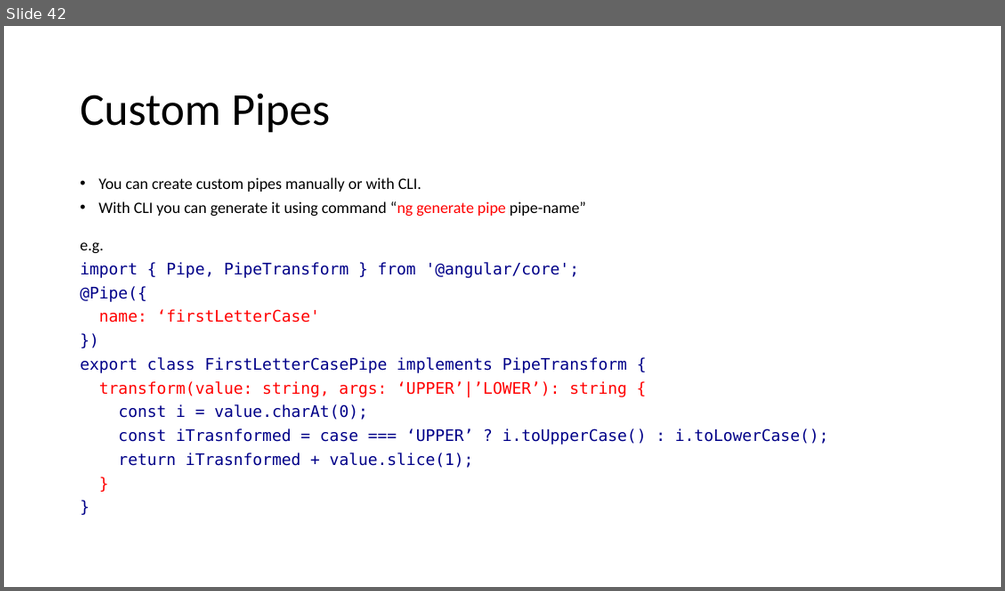
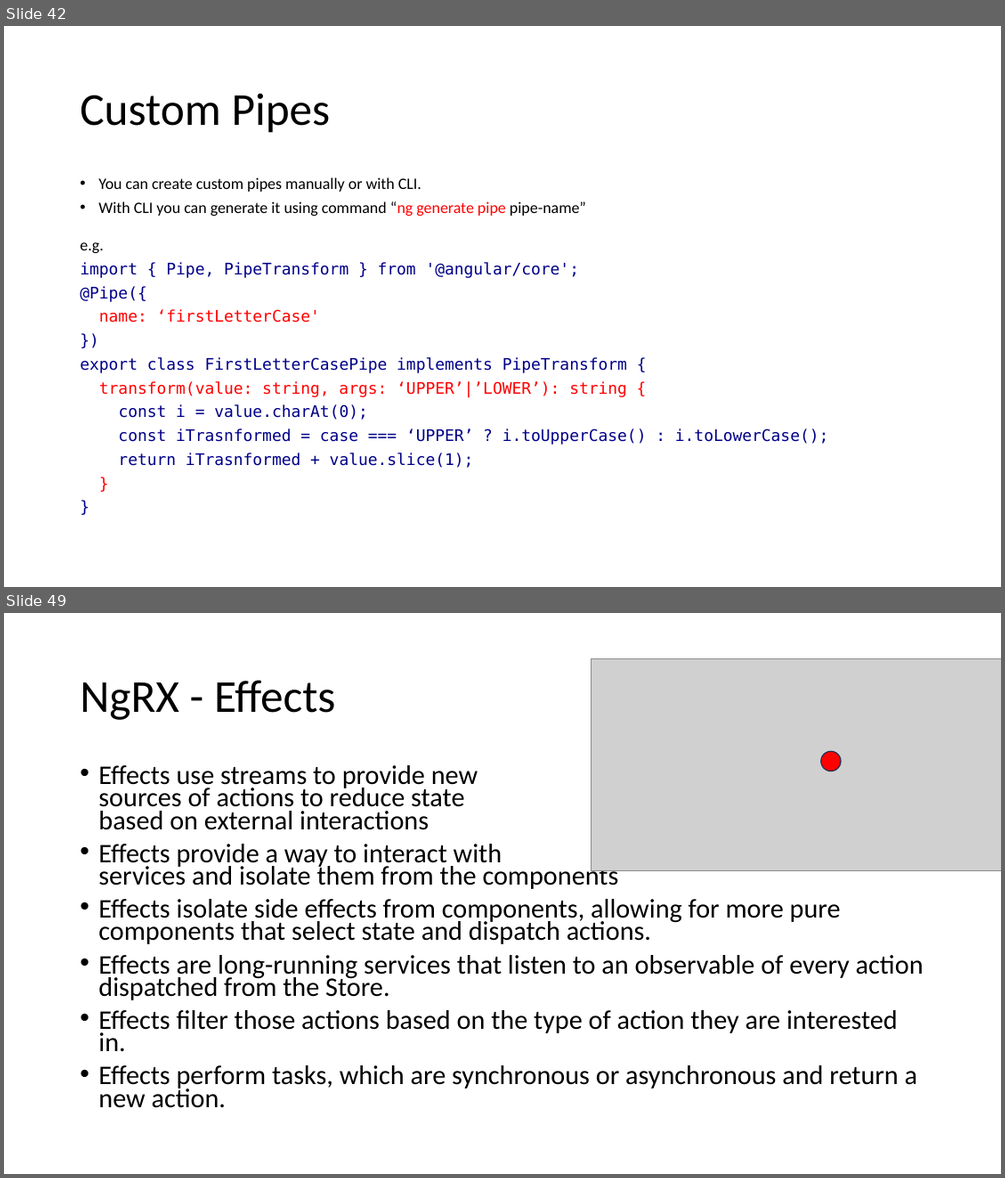
Before and after one commit to aarciab/angular, a slide deck: 1_Angular.pptx. Shown one above the other, each under a label of ours: slide 42 before the commit, slides 42 and 49 after it; the slides between them are not shown. The pictures are 1005x591 and 1005x1178 pixels, drawn with LibreOffice and Linux fonts; fonts in the diff are those of the drawing; grey boxes stand for pictures. Boxes give left, top, right and bottom in pixels: in the first picture for what was removed or moved away, otherwise in the second. Text is boxed around its words. In the diff, an @@ line names an element or a change of style, - is before the commit and + after.

```diff
--- a/1_Angular.pptx
+++ b/1_Angular.pptx
@@ slide 49 added at (4,613,1001,1174), background #FFFFFF @@
@@ picture added at (591,658,1001,871) @@
@@ title added at (80,680,336,720), 44 pt, text #000000 @@
+NgRX - Effects
@@ text added at (98,765,923,1108), 25.9 pt, text #000000 @@
+• Effects use streams to provide new
+  sources of actions to reduce state
+  based on external interactions
+• Effects provide a way to interact with
+  services and isolate them from the components
+• Effects isolate side effects from components, allowing for more pure components that select state and dispatch actions.
+• Effects are long-running services that listen to an observable of every action dispatched from the Store.
+• Effects filter those actions based on the type of action they are interested in.
+• Effects perform tasks, which are synchronous or asynchronous and return a new action.
@@ ellipse added at (821,751,841,771), fill #FF0000, outline #1E3256 1 pt @@
```
Also in this commit, not shown: 10 other slides added, 12 other files.
